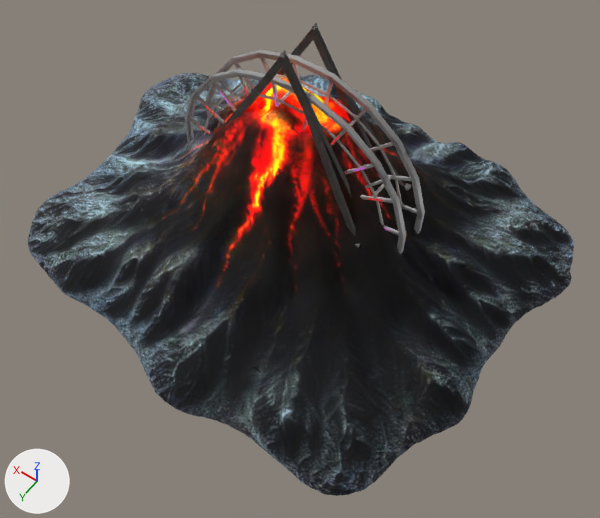
An edit to the glTF model public/farm/r93.glb, drawn before and after from the same camera.
Both versions are drawn from a camera (50 mm lens) standing at (-0.455, 0.636, 0.821) and looking at (-0.056, 0.077, -0.057). The lights are fixed; the arrows at lower left show +X, +Y and +Z. The first picture is the older version. Where no turn or scale is listed for an object, it has been applied to the vertices.

In view in the first picture: 'Mesh', 'mount', 'wheel'.
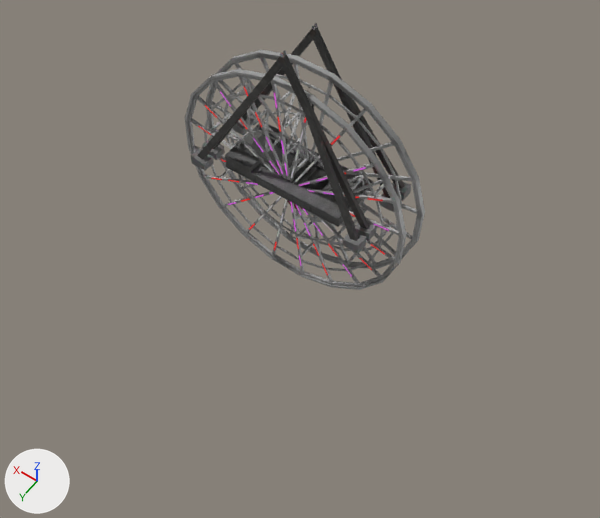
Changed parts and their boxes (x1, y1, x2, y2) in the pictures (600 x 518 px):
'Mesh', deleted
    before: (28, 72, 574, 496)
'block', unchanged, uncovered by the edit
    after: (225, 124, 373, 227)

What changed in the scene script:
```text
Remove ob_mesh:
    ob_mesh = bpy.data.objects.new('Mesh', me_mesh)
    ob_mesh.location = (0.0, 0.0, 0.0)
```
